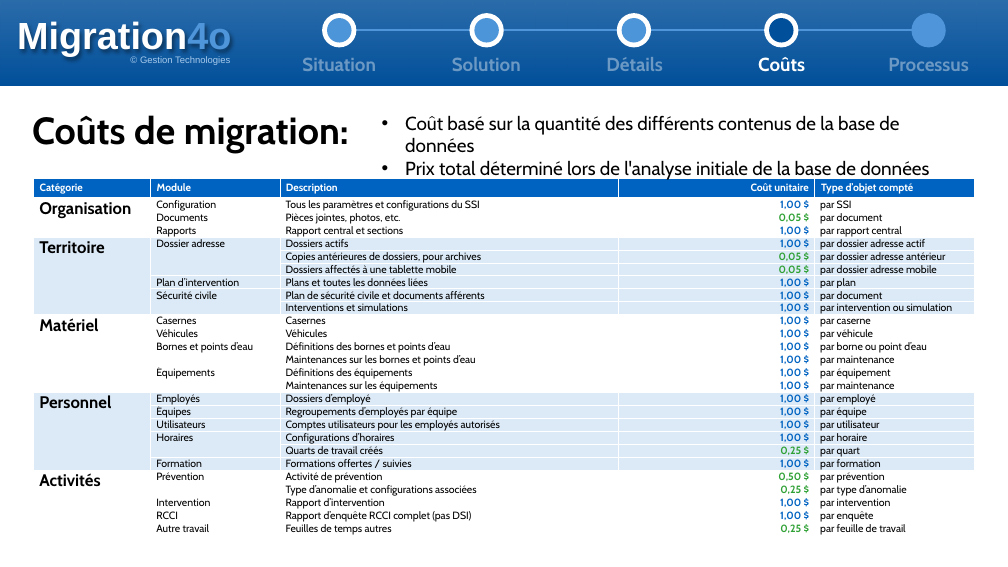
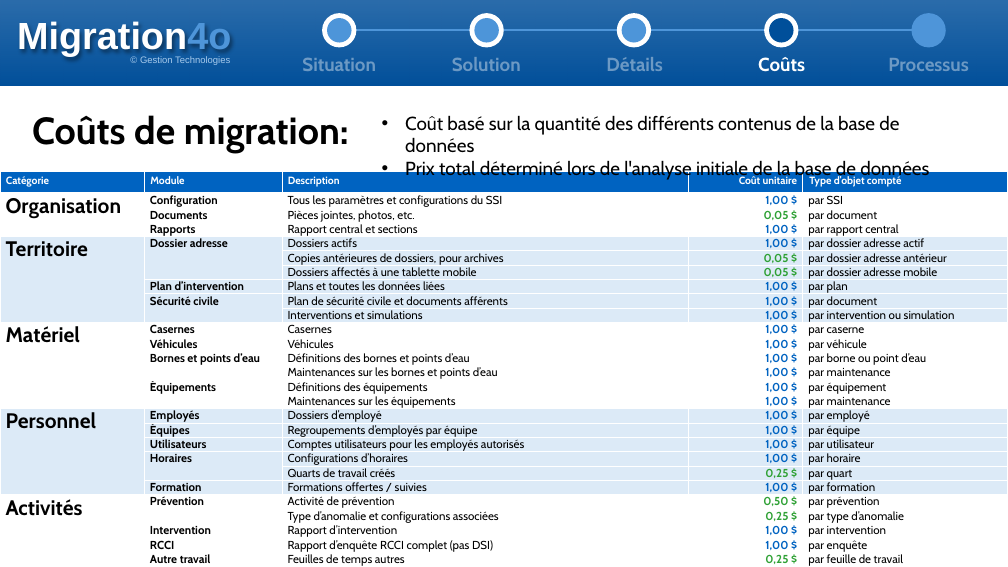
Before and after one commit to s-pedneault/migration4o, a slide deck: slide 10 of doc/Presentation.pptx. Drawn at 1008x567 pixels with LibreOffice and Linux fonts; fonts in the diff are those of the drawing. Boxes give left, top, right and bottom in pixels: in the first picture for what was removed or moved away, otherwise in the second. Text is boxed around its words. In the diff, an @@ line names an element or a change of style, - is before the commit and + after.

```diff
--- a/doc/Presentation.pptx
+++ b/doc/Presentation.pptx
@@ table at bbox=[0, 172, 1008, 567] @@
@@ size 16 to 20 pt in "Organisation", "Territoire", "Matériel", "Personnel" and 1 more places @@
@@ size 10 to 11 pt @@
@@ bold on in "Configuration", "Documents", "Rapports", "Dossier adresse" and 15 more places @@
@@ table: place and size @@
-table at bbox=[34, 178, 975, 539]
+table at bbox=[0, 172, 1008, 567]
```
Also in this commit, not shown: 3 other slides changed, 5 slides removed, 3 other files.
